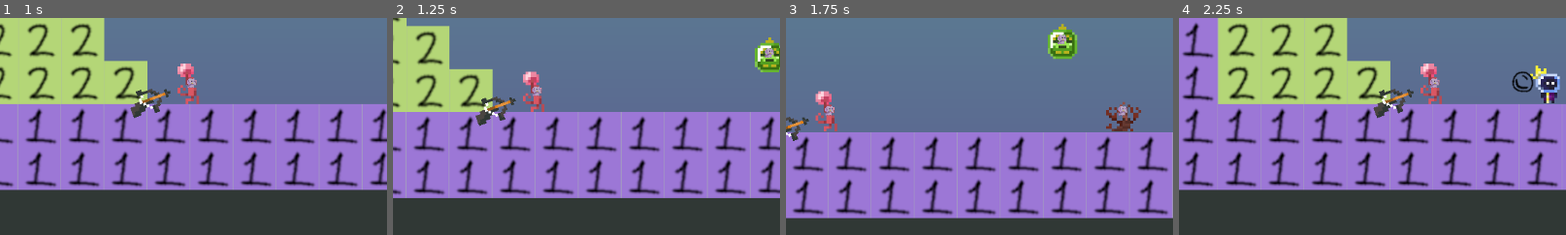
Above: before the commit, frames 1-4 (left to right).
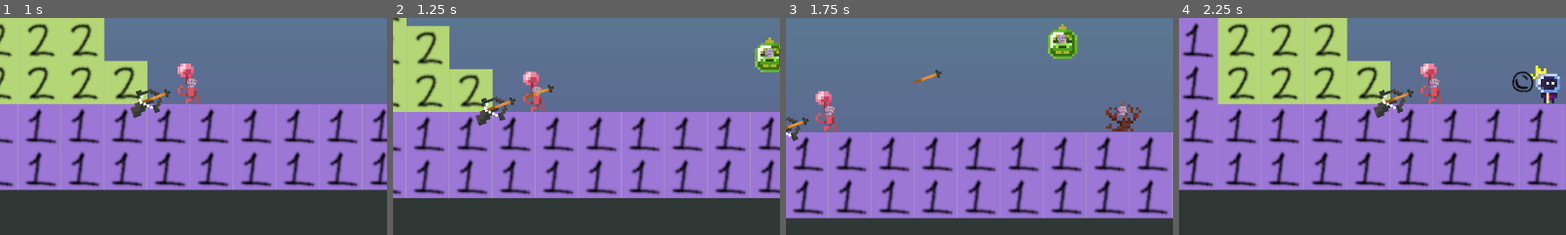
Above: after the commit, the same moments.

Repository: signal8/BubbleWizard
Game: Godot game, scene res://Scenes/garden.tscn
Same seed, same stepped clock (60 frames per second), same inputs: the game is played once before the commit and once after it.
Inputs:
- Up to frame 1 (1 s): tap Enter at 0.5 s; hold Right (right) from 0.53 s (still down); tap Z (bubble) at 0.6 s; tap Up (jump) at 0.77 s
- Up to frame 2 (1.25 s): keep holding Right (right)
- Up to frame 3 (1.75 s): keep holding Right (right); tap Z (bubble) at 1.35 s; tap Up (jump) at 1.52 s
- Up to frame 4 (2.25 s): release Right (right) at 2.03 s; hold Left (left) from 2.03 s (still down); tap Z (bubble) at 2.1 s
The pictures show only the part of the screen within x 0-50%, y 38-88%; the shares and areas given below are measured in that part.

Frame 1 is identical in both runs. In frame 2, 0.1% of the frame differs, in the area x 34-42%, y 30-38%; in frame 3, 0.1%; in frame 4, nothing differs.
Error in both runs: Cannot call method 'reload_current_scene' on a null value. (res://Code/player.gd:51)

Commit message:
arrows + spikes

Diff:
--- a/Code/crossbow.gd
+++ b/Code/crossbow.gd
@@ -1,10 +1,16 @@
 extends Area2D
 
 var gunked = false
+@onready var timer = $Timer
+@export var arrow : PackedScene
 
 func _process(delta: float) -> void:
 	if gunked: return
-	pass
+	elif timer.is_stopped():
+		var a = arrow.instantiate()
+		add_child(a)
+		timer.start(1)
+
 
 func _on_body_entered(body: Node2D) -> void:
 	if body.is_in_group("gum"):
--- a/Scenes/Mud.tscn
+++ b/Scenes/Mud.tscn
@@ -6,6 +6,7 @@
 [ext_resource type="PackedScene" uid="uid://b7f7kximqjrij" path="res://Scenes/enemy.tscn" id="4_1iwou"]
 [ext_resource type="Texture2D" uid="uid://dl0pxfkpo53js" path="res://Art/grates_mud_final.png" id="4_qiqas"]
 [ext_resource type="PackedScene" uid="uid://b6eudqn7nytfv" path="res://Scenes/spike.tscn" id="6_cab3a"]
+[ext_resource type="PackedScene" uid="uid://bluqd31f10b5" path="res://Scenes/crossbow.tscn" id="7_f4ex0"]
 
 [sub_resource type="TileSetAtlasSource" id="TileSetAtlasSource_3wb00"]
 texture = ExtResource("2_c3jx6")
@@ -139,76 +140,131 @@
 
 [node name="Hazards" type="Node" parent="."]
 
-[node name="Spike" parent="Hazards" instance=ExtResource("6_cab3a")]
+[node name="Spikes" type="Node" parent="Hazards"]
+
+[node name="Spike" parent="Hazards/Spikes" instance=ExtResource("6_cab3a")]
 position = Vector2(1632, 1518)
 
-[node name="Spike2" parent="Hazards" instance=ExtResource("6_cab3a")]
+[node name="Spike2" parent="Hazards/Spikes" instance=ExtResource("6_cab3a")]
 position = Vector2(1696, 1518)
 
-[node name="Spike3" parent="Hazards" instance=ExtResource("6_cab3a")]
+[node name="Spike3" parent="Hazards/Spikes" instance=ExtResource("6_cab3a")]
 position = Vector2(1760, 1518)
 
-[node name="Spike4" parent="Hazards" instance=ExtResource("6_cab3a")]
+[node name="Spike4" parent="Hazards/Spikes" instance=ExtResource("6_cab3a")]
 position = Vector2(1824, 1518)
 
-[node name="Spike5" parent="Hazards" instance=ExtResource("6_cab3a")]
+[node name="Spike5" parent="Hazards/Spikes" instance=ExtResource("6_cab3a")]
 position = Vector2(1888, 1518)
 
-[node name="Spike6" parent="Hazards" instance=ExtResource("6_cab3a")]
+[node name="Spike6" parent="Hazards/Spikes" instance=ExtResource("6_cab3a")]
 position = Vector2(1932, 1518)
 
-[node name="Spike7" parent="Hazards" instance=ExtResource("6_cab3a")]
+[node name="Spike7" parent="Hazards/Spikes" instance=ExtResource("6_cab3a")]
 position = Vector2(1966, 1440)
 rotation = -1.5708
 
-[node name="Spike8" parent="Hazards" instance=ExtResource("6_cab3a")]
+[node name="Spike8" parent="Hazards/Spikes" instance=ExtResource("6_cab3a")]
 position = Vector2(1966, 1375)
 rotation = -1.5708
 
-[node name="Spike9" parent="Hazards" instance=ExtResource("6_cab3a")]
+[node name="Spike9" parent="Hazards/Spikes" instance=ExtResource("6_cab3a")]
 position = Vector2(1056, 686)
 
-[node name="Spike10" parent="Hazards" instance=ExtResource("6_cab3a")]
+[node name="Spike10" parent="Hazards/Spikes" instance=ExtResource("6_cab3a")]
 position = Vector2(1120, 686)
 
-[node name="Spike11" parent="Hazards" instance=ExtResource("6_cab3a")]
+[node name="Spike11" parent="Hazards/Spikes" instance=ExtResource("6_cab3a")]
 position = Vector2(1184, 686)
 
-[node name="Spike12" parent="Hazards" instance=ExtResource("6_cab3a")]
+[node name="Spike12" parent="Hazards/Spikes" instance=ExtResource("6_cab3a")]
 position = Vector2(1248, 686)
 
-[node name="Spike13" parent="Hazards" instance=ExtResource("6_cab3a")]
+[node name="Spike13" parent="Hazards/Spikes" instance=ExtResource("6_cab3a")]
 position = Vector2(1312, 686)
 
-[node name="Spike14" parent="Hazards" instance=ExtResource("6_cab3a")]
+[node name="Spike14" parent="Hazards/Spikes" instance=ExtResource("6_cab3a")]
 position = Vector2(1376, 686)
 
-[node name="Spike15" parent="Hazards" instance=ExtResource("6_cab3a")]
+[node name="Spike15" parent="Hazards/Spikes" instance=ExtResource("6_cab3a")]
 position = Vector2(1440, 686)
 
-[node name="Spike16" parent="Hazards" instance=ExtResource("6_cab3a")]
+[node name="Spike16" parent="Hazards/Spikes" instance=ExtResource("6_cab3a")]
 position = Vector2(288, 1134)
 
-[node name="Spike17" parent="Hazards" instance=ExtResource("6_cab3a")]
+[node name="Spike17" parent="Hazards/Spikes" instance=ExtResource("6_cab3a")]
 position = Vector2(352, 1134)
 
-[node name="Spike18" parent="Hazards" instance=ExtResource("6_cab3a")]
+[node name="Spike18" parent="Hazards/Spikes" instance=ExtResource("6_cab3a")]
 position = Vector2(416, 1134)
 
-[node name="Spike19" parent="Hazards" instance=ExtResource("6_cab3a")]
+[node name="Spike19" parent="Hazards/Spikes" instance=ExtResource("6_cab3a")]
 position = Vector2(480, 1134)
 
-[node name="Spike20" parent="Hazards" instance=ExtResource("6_cab3a")]
+[node name="Spike20" parent="Hazards/Spikes" instance=ExtResource("6_cab3a")]
 position = Vector2(416, 1390)
 
-[node name="Spike21" parent="Hazards" instance=ExtResource("6_cab3a")]
+[node name="Spike21" parent="Hazards/Spikes" instance=ExtResource("6_cab3a")]
 position = Vector2(480, 1390)
 
-[node name="Spike22" parent="Hazards" instance=ExtResource("6_cab3a")]
+[node name="Spike22" parent="Hazards/Spikes" instance=ExtResource("6_cab3a")]
 position = Vector2(544, 1390)
 
-[node name="Spike23" parent="Hazards" instance=ExtResource("6_cab3a")]
+[node name="Spike23" parent="Hazards/Spikes" instance=ExtResource("6_cab3a")]
 position = Vector2(608, 1390)
 
-[node name="Spike24" parent="Hazards" instance=ExtResource("6_cab3a")]
+[node name="Spike24" parent="Hazards/Spikes" instance=ExtResource("6_cab3a")]
 position = Vector2(673, 1390)
+
+[node name="Crossbows" type="Node" parent="Hazards"]
+
+[node name="Crossbow" parent="Hazards/Crossbows" instance=ExtResource("7_f4ex0")]
+position = Vector2(2136, 1760)
+rotation = 1.5708
+
+[node name="Crossbow2" parent="Hazards/Crossbows" instance=ExtResource("7_f4ex0")]
+position = Vector2(2200, 1760)
+rotation = 1.5708
+
+[node name="Crossbow3" parent="Hazards/Crossbows" instance=ExtResource("7_f4ex0")]
+position = Vector2(2264, 1760)
+rotation = 1.5708
+
+[node name="Crossbow4" parent="Hazards/Crossbows" instance=ExtResource("7_f4ex0")]
+position = Vector2(2328, 1760)
+rotation = 1.5708
+
+[node name="Crossbow5" parent="Hazards/Crossbows" instance=ExtResource("7_f4ex0")]
+position = Vector2(2392, 1760)
+rotation = 1.5708
+
+[node name="Crossbow6" parent="Hazards/Crossbows" instance=ExtResource("7_f4ex0")]
+position = Vector2(488, 928)
+rotation = -1.5708
+
+[node name="Crossbow7" parent="Hazards/Crossbows" instance=ExtResource("7_f4ex0")]
+position = Vector2(552, 928)
+rotation = -1.5708
+
+[node name="Crossbow8" parent="Hazards/Crossbows" instance=ExtResource("7_f4ex0")]
+position = Vector2(616, 928)
+rotation = -1.5708
+
+[node name="Crossbow9" parent="Hazards/Crossbows" instance=ExtResource("7_f4ex0")]
+position = Vector2(680, 928)
+rotation = -1.5708
+
+[node name="Crossbow10" parent="Hazards/Crossbows" instance=ExtResource("7_f4ex0")]
+position = Vector2(992, 808)
+
+[node name="Crossbow11" parent="Hazards/Crossbows" instance=ExtResource("7_f4ex0")]
+position = Vector2(992, 872)
+
+[node name="Crossbow12" parent="Hazards/Crossbows" instance=ExtResource("7_f4ex0")]
+position = Vector2(992, 936)
+
+[node name="Crossbow13" parent="Hazards/Crossbows" instance=ExtResource("7_f4ex0")]
+position = Vector2(992, 1000)
+
+[node name="Crossbow14" parent="Hazards/Crossbows" instance=ExtResource("7_f4ex0")]
+position = Vector2(992, 1064)
--- /dev/null
+++ b/Scenes/arrow.gd
@@ -0,0 +1,12 @@
+extends Area2D
+
+@export var arrowSpeed : int
+
+# Called when the node enters the scene tree for the first time.
+func _ready() -> void:
+	pass # Replace with function body.
+
+
+# Called every frame. 'delta' is the elapsed time since the previous frame.
+func _process(delta: float) -> void:
+	position.x += arrowSpeed
--- /dev/null
+++ b/Scenes/arrow.tscn
@@ -0,0 +1,22 @@
+[gd_scene load_steps=4 format=3 uid="uid://cghq6syv48bs6"]
+
+[ext_resource type="Script" path="res://Scenes/arrow.gd" id="1_i0hkh"]
+[ext_resource type="Texture2D" uid="uid://cdcqi8tx511fc" path="res://Art/arrow.png" id="1_uqkau"]
+
+[sub_resource type="RectangleShape2D" id="RectangleShape2D_637gl"]
+size = Vector2(11, 0.5)
+
+[node name="Arrow" type="Area2D" groups=["killer"]]
+collision_layer = 4
+collision_mask = 0
+script = ExtResource("1_i0hkh")
+arrowSpeed = 5
+
+[node name="CollisionShape2D" type="CollisionShape2D" parent="."]
+scale = Vector2(4, 4)
+shape = SubResource("RectangleShape2D_637gl")
+
+[node name="Sprite2D" type="Sprite2D" parent="."]
+texture_filter = 1
+scale = Vector2(4, 4)
+texture = ExtResource("1_uqkau")
--- a/Scenes/crossbow.tscn
+++ b/Scenes/crossbow.tscn
@@ -1,13 +1,15 @@
-[gd_scene load_steps=4 format=3 uid="uid://bluqd31f10b5"]
+[gd_scene load_steps=5 format=3 uid="uid://bluqd31f10b5"]
 
 [ext_resource type="Texture2D" uid="uid://bdoni0xm7ueih" path="res://Art/crossbow.png" id="1_ghucl"]
 [ext_resource type="Script" path="res://Code/crossbow.gd" id="1_t5fmt"]
+[ext_resource type="PackedScene" uid="uid://cghq6syv48bs6" path="res://Scenes/arrow.tscn" id="2_kgbfp"]
 
 [sub_resource type="RectangleShape2D" id="RectangleShape2D_jcsx2"]
 size = Vector2(60, 31.5)
 
 [node name="Crossbow" type="Area2D"]
 script = ExtResource("1_t5fmt")
+arrow = ExtResource("2_kgbfp")
 
 [node name="Sprite2D" type="Sprite2D" parent="."]
 texture_filter = 1
@@ -18,4 +20,8 @@
 position = Vector2(-2, 0.25)
 shape = SubResource("RectangleShape2D_jcsx2")
 
+[node name="Timer" type="Timer" parent="."]
+one_shot = true
+autostart = true
+
 [connection signal="body_entered" from="." to="." method="_on_body_entered"]
--- a/Scenes/player.tscn
+++ b/Scenes/player.tscn
@@ -217,6 +217,8 @@
 }]
 
 [node name="Player" type="CharacterBody2D" groups=["player"]]
+collision_layer = 5
+collision_mask = 5
 script = ExtResource("1_s06i6")
 bubble = ExtResource("2_0au1k")
 
Binary file added: Art/arrow.png
Not shown, added: Art/arrow.png.import
Not shown: 1 places in Scenes/Mud.tscn that only renumber resources
